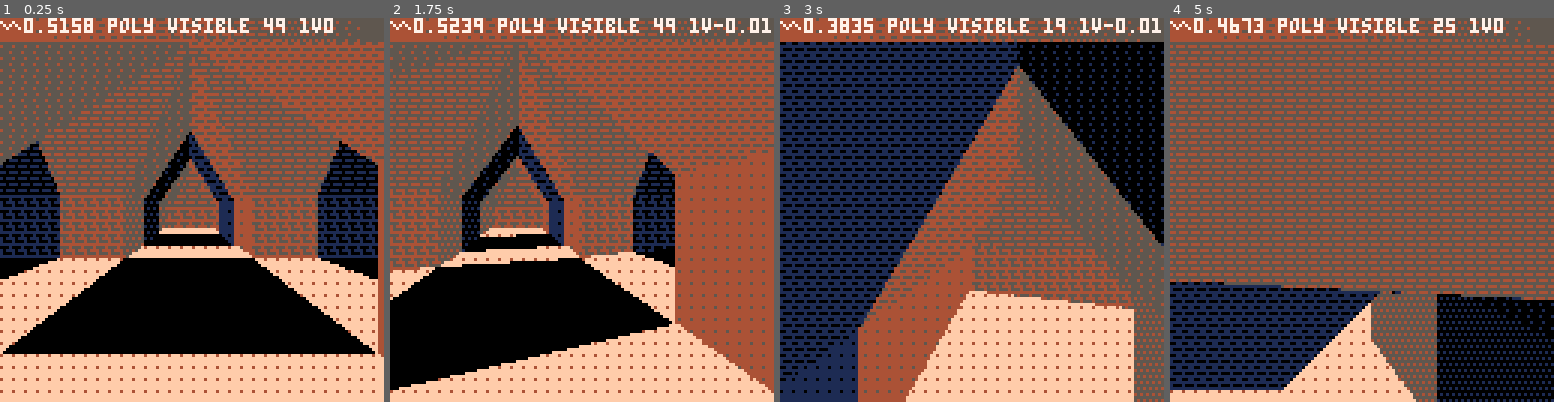
Above: before the commit, frames 1-4 (left to right).
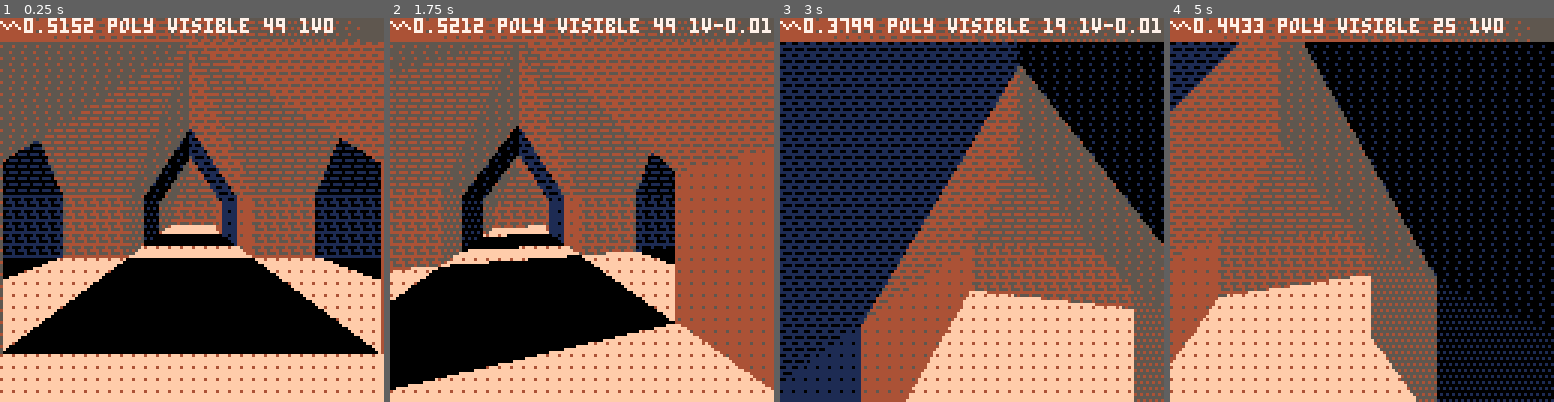
Above: after the commit, the same moments.

Repository: yourykiki/pico8
Game: PICO-8 cartridge temple.p8
Two runs of this game, one before a commit and one after it. Both use one fixed random seed, a clock stepped at 60 frames per second and the inputs below.
Inputs:
- Up to frame 1 (0.25 s): no input
- Up to frame 2 (1.75 s): hold Right from 1.6 s (still down)
- Up to frame 3 (3 s): release Right at 2.1 s; hold Up 2.15-2.42 s; hold Right from 2.47 s (still down)
- Up to frame 4 (5 s): release Right at 3.03 s; hold Left 3.08-3.58 s; hold Down 3.63-3.97 s; hold Right 4.02-4.68 s; hold Up from 4.73 s (still down)

The runs differ from the first frame. In frame 1, 2.5% of the frame differs, in the area x 0-100%, y 0-89%; in frame 2, 1.8%; in frame 3, 0.9%; in frame 4, 52%, in the area x 0-100%, y 0-100%.

Commit message:
activating subpix, cleanup, fix zsort

Diff:
--- a/temple.p8
+++ b/temple.p8
@@ -110,8 +110,8 @@
     local v=vrtx[i]
     local w=63.5/v[3]
     vert[i]={
-     63.5+flr(w*v[1]),
-     63.5-flr(w*v[2])
+     63.5+w*v[1],
+     63.5-w*v[2]
     }
    end
    return vert
@@ -334,11 +334,15 @@
 --   for tc in all(tclips) do
     -- add clipped polygon
    if tc then
+--z    local z,nbv=0,#tc-2
+--z    for itc=1,nbv do
+--z     z+=v_view[tc[itc]][3]
+--z    end
+--z				z/=nbv
     local z,nbv=0,#tc-2
     for itc=1,nbv do
-     z+=v_view[tc[itc]][3]
+     z=max(z,v_view[tc[itc]][3])
     end
-				z/=nbv
     add(vispolys,{
      key=z,
      poly=tc
@@ -361,14 +365,8 @@
  v_normz(lgt)
 
  -- drawing visible poly
- -- fixme
  for j=#vispolys,1,-1 do
   local ipoly=vispolys[j].poly
---p  local v1,v2,v3,v4,c,idx=
---p	  proj[ipoly[1]],
---p	  proj[ipoly[2]],
---p	  proj[ipoly[3]],
---p	  proj[ipoly[4]],
   local v,c,idx={},
    ipoly[#ipoly-1],
 	  ipoly[#ipoly]
@@ -377,19 +375,13 @@
 		 v[i]=proj[ipoly[i]]
   end
   --color and dither
-  color(c)
+  --color(c)
   local ptn=v_dot(_norms[idx],lgt)
   ptn=flr(ptn*8+8)
   fillp(dith2[flr(ptn)])
   --filling
   polyfill(v,c)
---p  tri(v1[1],v1[2],v2[1],v2[2],v3[1],v3[2],c)
---p  tri(v1[1],v1[2],v3[1],v3[2],v4[1],v4[2],c)
---p  if #ipoly>6 then
---p   local v5=proj[ipoly[5]]
---p   tri(v1[1],v1[2],v4[1],v4[2],v5[1],v5[2],c)
---p  end
---
+
 --fillp()
 
   -- wireframe
@@ -429,88 +421,9 @@
 end
 
 -->8
--- rasterization @p01
-function p01_trapeze_h(l,r,lt,rt,y0,y1)
- lt,rt=(lt-l)/(y1-y0),(rt-r)/(y1-y0)
- if(y0<0)l,r,y0=l-y0*lt,r-y0*rt,0
- y1=min(y1,128)
- for y0=y0,y1 do
-  rectfill(l,y0,r,y0)
-  l+=lt
-  r+=rt
- end
-end
-function p01_trapeze_w(t,b,tt,bt,x0,x1)
- tt,bt=(tt-t)/(x1-x0),(bt-b)/(x1-x0)
- if(x0<0)t,b,x0=t-x0*tt,b-x0*bt,0
- x1=min(x1,128)
- for x0=x0,x1 do
-  rectfill(x0,t,x0,b)
-  t+=tt
-  b+=bt
- end
-end
-function tri(x0,y0,x1,y1,x2,y2,col)
-
- local x0,y0,x1,y1,x2,y2=
-  band(x0,0xffff),band(y0,0xffff),
-  band(x1,0xffff),band(y1,0xffff),
-  band(x2,0xffff),band(y2,0xffff)
- if(y1<y0)x0,x1,y0,y1=x1,x0,y1,y0
- if(y2<y0)x0,x2,y0,y2=x2,x0,y2,y0
- if(y2<y1)x1,x2,y1,y2=x2,x1,y2,y1
- if max(x2,max(x1,x0))-min(x2,min(x1,x0)) > y2-y0 then
-  col=x0+(x2-x0)/(y2-y0)*(y1-y0)
-  p01_trapeze_h(x0,x0,x1,col,y0,y1)
-  p01_trapeze_h(x1,col,x2,x2,y1,y2)
- else
-  if(x1<x0)x0,x1,y0,y1=x1,x0,y1,y0
-  if(x2<x0)x0,x2,y0,y2=x2,x0,y2,y0
-  if(x2<x1)x1,x2,y1,y2=x2,x1,y2,y1
-  col=y0+(y2-y0)/(x2-x0)*(x1-x0)
-  p01_trapeze_w(y0,y0,y1,col,x0,x1)
-  p01_trapeze_w(y1,col,y2,y2,x1,x2)
- end
--- flip()
-end
-
--- @fred72 polytex->polyfill
-function polyfill_(v,c)
- color(c)
- local p0,nodes=v[#v],{}
- local x0,y0=p0[1],p0[2]
- for i=1,#v do
-  local p1=v[i]
-  local x1,y1=p1[1],p1[2]
-  local _x1,_y1=x1,y1
-  if(y0>y1) x0,y0,x1,y1=x1,y1,x0,y0
-  local dx=(x1-x0)/(y1-y0)
-  if(y0<0) x0-=y0*dx y0=0
-  local cy0=ceil(y0)
-  -- sub-pix shift
-  x0+=(cy0-y0)*dx
-
-  for y=cy0,min(ceil(y1)-1,127) do
-   local x=nodes[y]
-   if x then
-    -- rectfill(x[1],y,x0,y,7)
-    -- backup current edge values
-    --local a,b=x,x0
-    --if(a>b) a,b=b,a
-
-    --local x0,x1=
-    -- ceil(a),min(ceil(b)-1,127)
-     rectfill(x,y,x0,y)
-   else
-    nodes[y]=x0
-   end
-   x0+=dx
-  end
-  x0,y0=_x1,_y1
- end
-end
-
--- @fred72 polyfill
+-- rasterization @fsouchu
+-- polyfill from virtua racing
+
 function polyfill(p,col)
 	color(col)
 	local p0,nodes=p[#p],{}
@@ -524,7 +437,7 @@
 		if(y0>y1) x1=x0 y1=y0 x0=_x1 y0=_y1
 		-- exact slope
 		local dx=(x1-x0)/(y1-y0)
-		if(y0<0) x0-=(y0+128)*dx y0=0
+		if(y0<0) x0-=y0*dx y0=-1
 		-- subpixel shifting (after clipping)
 		local cy0=ceil(y0)--y0\1+1
 		x0+=(cy0-y0)*dx
@@ -532,7 +445,6 @@
 			local x=nodes[y]
 			if x then
 				rectfill(x,y,x0,y)
---				flip()
 			else
 				nodes[y]=x0
 			end
@@ -544,7 +456,7 @@
 	end
 end
 -->8
--- @fred72 3d utils and more
+-- @fsouchu 3d utils and more
 function v_cross(a,b)
  local ax,ay,az=a[1],a[2],a[3]
  local bx,by,bz=b[1],b[2],b[3]
